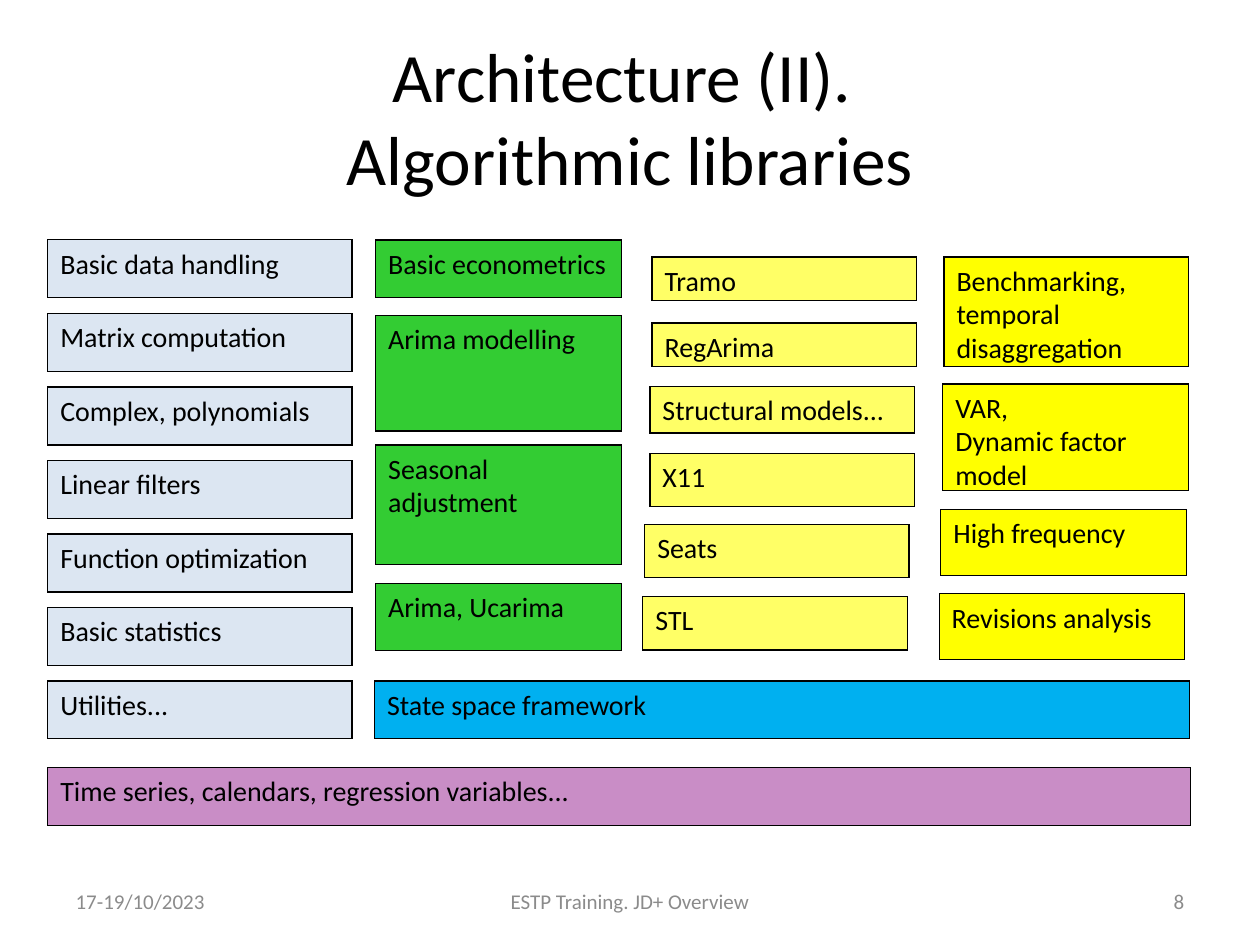
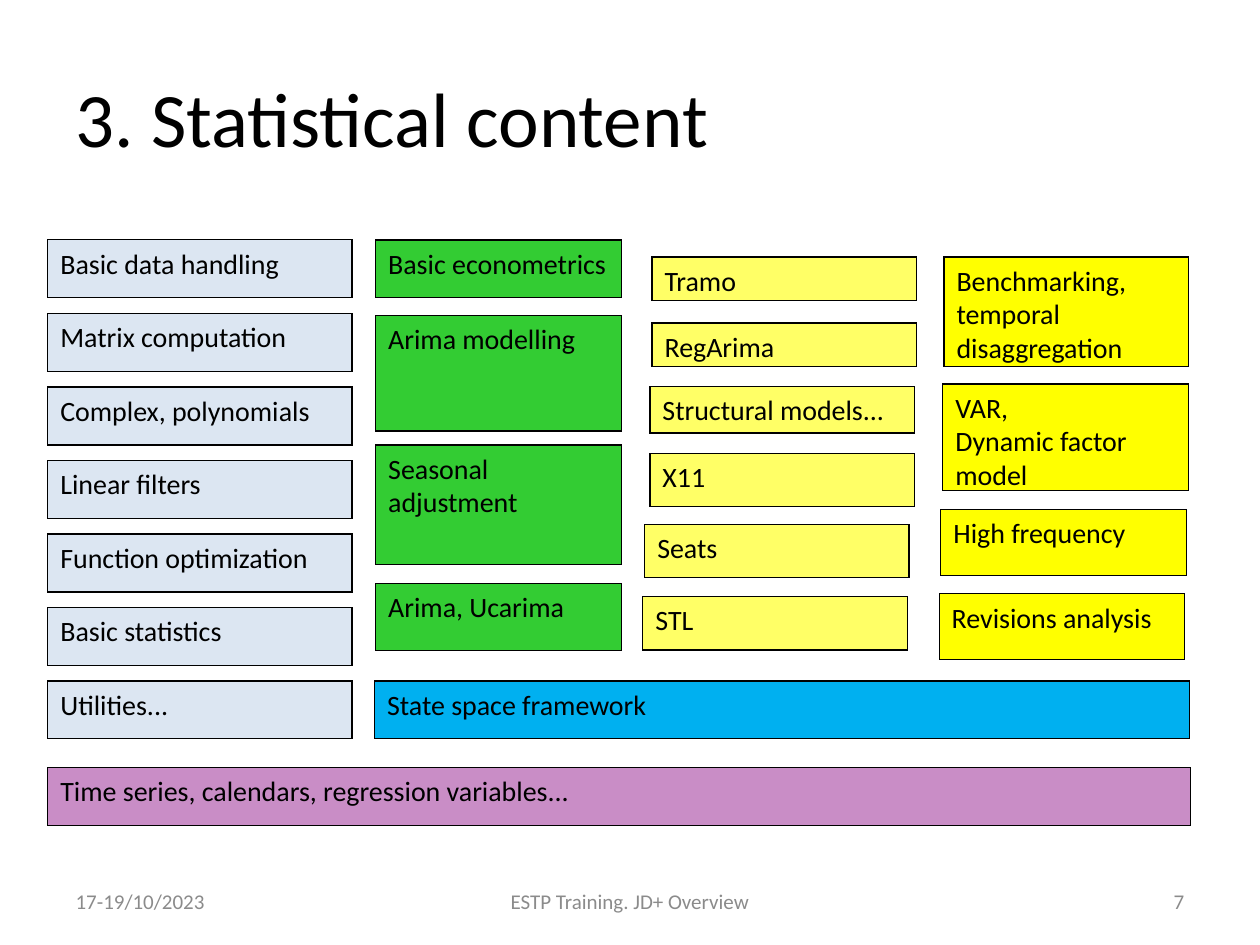
Before and after one commit to palatej/estp2023, a slide deck: slide 7 of Presentations/1.1 JD+_Overview.pptx (slide 8 before the commit). Drawn at 1260x945 pixels with LibreOffice and Linux fonts; fonts in the diff are those of the drawing. Boxes give left, top, right and bottom in pixels: in the first picture for what was removed or moved away, otherwise in the second. Text is boxed around its words. In the diff, an @@ line names an element or a change of style, - is before the commit and + after.

```diff
--- a/Presentations/1.1 JD+_Overview.pptx
+++ b/Presentations/1.1 JD+_Overview.pptx
@@ title at [76,93,708,148]: text changed; size 39.6 to 44 pt @@
-Architecture (II).
-Algorithmic libraries
+3. Statistical content
@@ page number at [1174,895,1185,909]: text changed @@
-8
+7
```
Also in this commit, not shown: 7 other slides changed, 2 slides removed, 7 other files.
